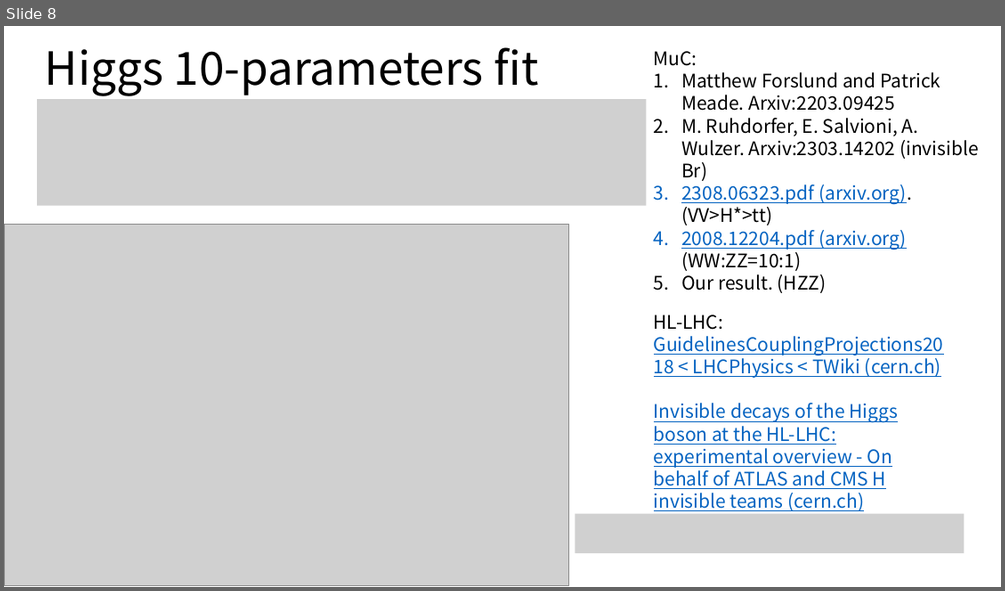
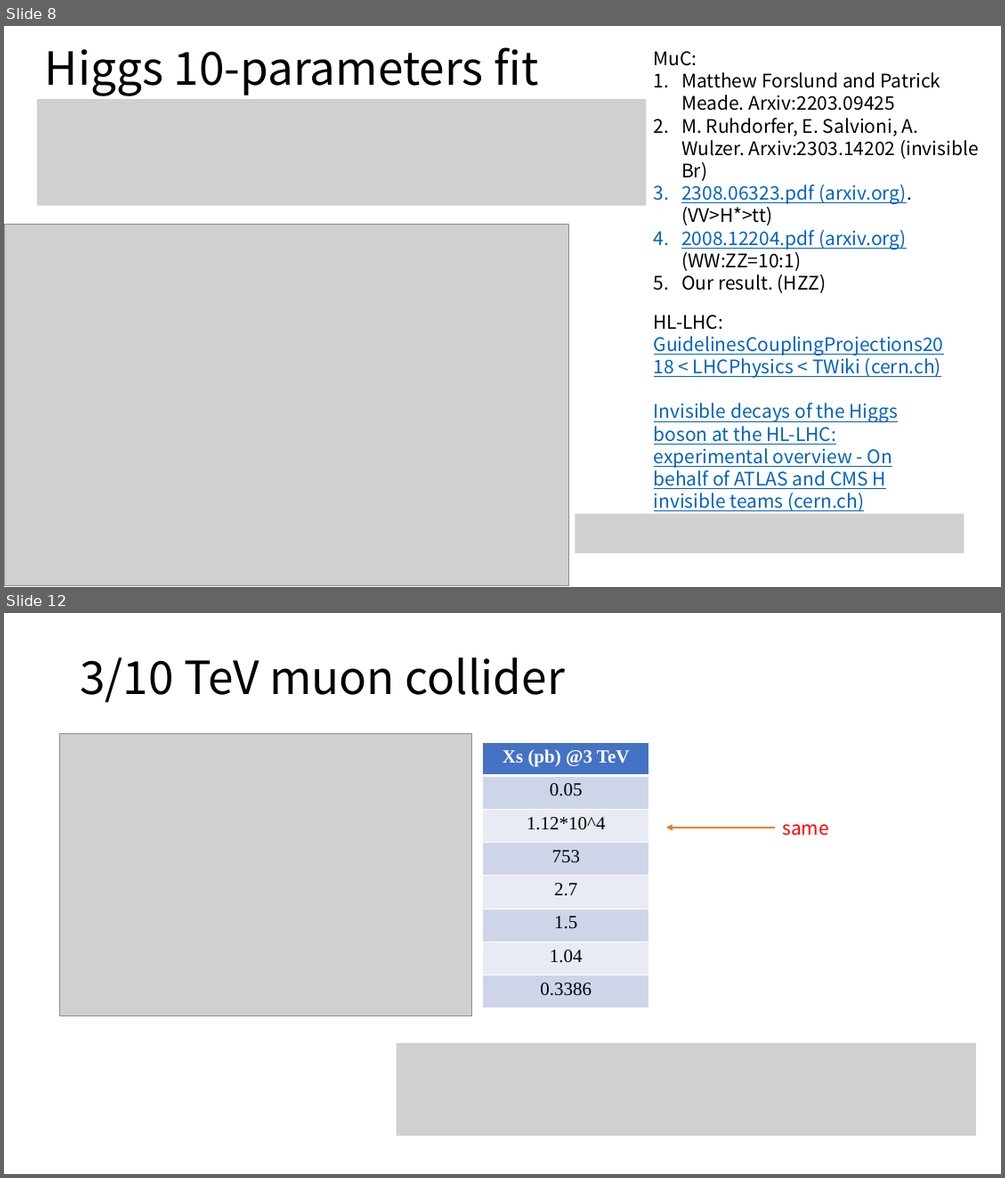
Before and after one commit to ZhenLiuPhys/MuCHiggsInclusive, a slide deck: Previous presentations/HZZ_coupling.pptx. Shown one above the other, each under a label of ours: slide 8 before the commit, slides 8 and 12 after it; the slides between them are not shown. The pictures are 1005x591 and 1005x1178 pixels, drawn with LibreOffice and Linux fonts; fonts in the diff are those of the drawing; grey boxes stand for pictures. Boxes give left, top, right and bottom in pixels: in the first picture for what was removed or moved away, otherwise in the second. Text is boxed around its words. In the diff, an @@ line names an element or a change of style, - is before the commit and + after.

Commit message:
update presentation

```diff
--- a/Previous presentations/HZZ_coupling.pptx
+++ b/Previous presentations/HZZ_coupling.pptx
@@ slide 12 added at box(4, 613, 1001, 1174), background #FFFFFF @@
@@ title added at box(80, 657, 565, 703), 44 pt, text #000000 @@
+3/10 TeV muon collider
@@ picture added at box(60, 734, 472, 1016) @@
@@ table added at box(483, 742, 649, 1008), 8 rows, 1 columns @@
+Xs (pb) @3 TeV
+0.05
+1.12*10^4
+753
+2.7
+1.5
+1.04
+0.3386
@@ text added at box(782, 824, 829, 835), 18 pt, text #FF0000 @@
+same
@@ arrow added from (775, 827) to (666, 827), #ED7D31 1.5 pt @@
@@ picture added at box(396, 1043, 976, 1135) @@
```
Also in this commit, not shown: 9 other slides added, 1 other file.
